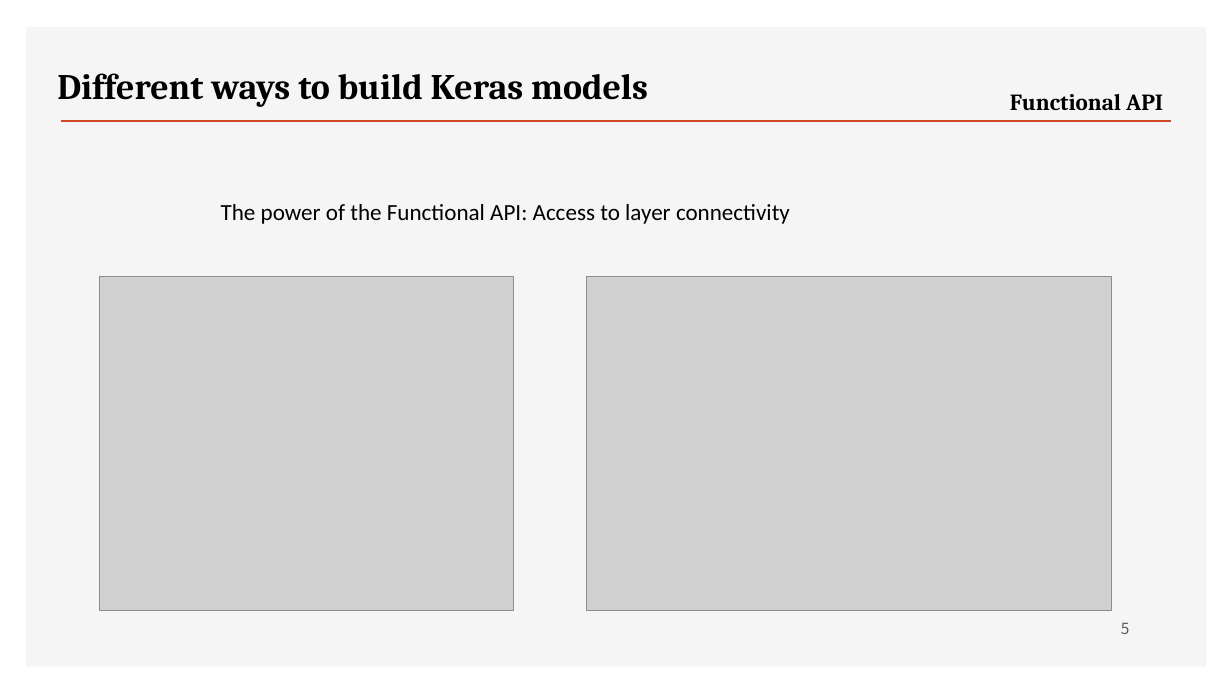
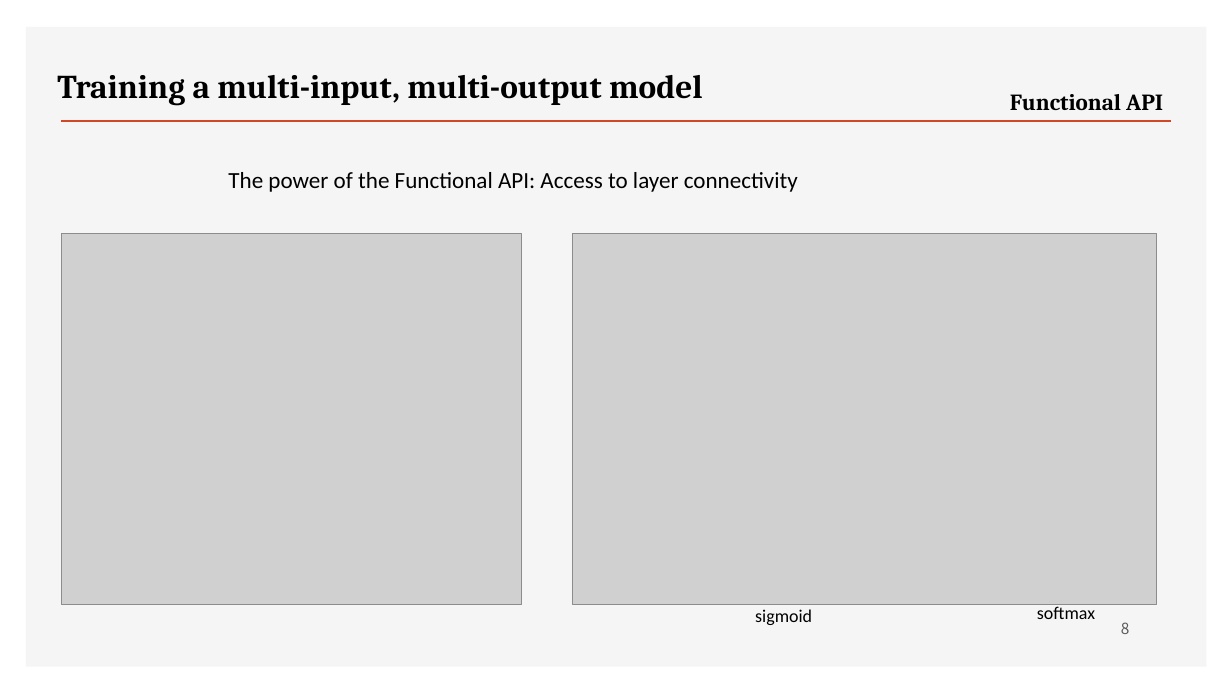
Before and after one commit to ancestor9/2026_Fall_Deep-Learning-with-Python, a slide deck: slide 8 of Chapter 07 A deep dive on Keras.pptx (slide 5 before the commit). Drawn at 1232x693 pixels with LibreOffice and Linux fonts; fonts in the diff are those of the drawing; grey boxes stand for pictures; background and template pictures are left out. Boxes give left, top, right and bottom in pixels: in the first picture for what was removed or moved away, otherwise in the second. Text is boxed around its words. In the diff, an @@ line names an element or a change of style, - is before the commit and + after.

```diff
--- a/Chapter 07 A deep dive on Keras.pptx
+++ b/Chapter 07 A deep dive on Keras.pptx
@@ text at (x1=57, y1=75, x2=703, y2=105): text changed; size 28 to 25.9 pt @@
-Different ways to build Keras models
+Training a multi-input, multi-output model
@@ text "The power of the Functional ..." moved from (x1=221, y1=204, x2=790, y2=224) to (x1=228, y1=172, x2=798, y2=192) @@
@@ picture resized from (x1=99, y1=276, x2=513, y2=610) to (x1=61, y1=234, x2=521, y2=604) @@
@@ picture resized from (x1=587, y1=276, x2=1113, y2=610) to (x1=572, y1=234, x2=1156, y2=604) @@
@@ text added at (x1=755, y1=609, x2=812, y2=625), 14 pt, text #000000 @@
+sigmoid
@@ text added at (x1=1037, y1=606, x2=1095, y2=619), 14 pt, text #000000 @@
+softmax
@@ page number at (x1=1121, y1=622, x2=1130, y2=634): text changed @@
-5
+8
```
Also in this commit, not shown: 2 other slides changed, 4 slides added.
